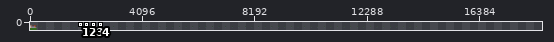
Edited in one commit: sprite sheet (assets/levels/everhart_backyard.png). Above, an overview of the earlier version with the close-up marked.
Close-up. Before the edit:
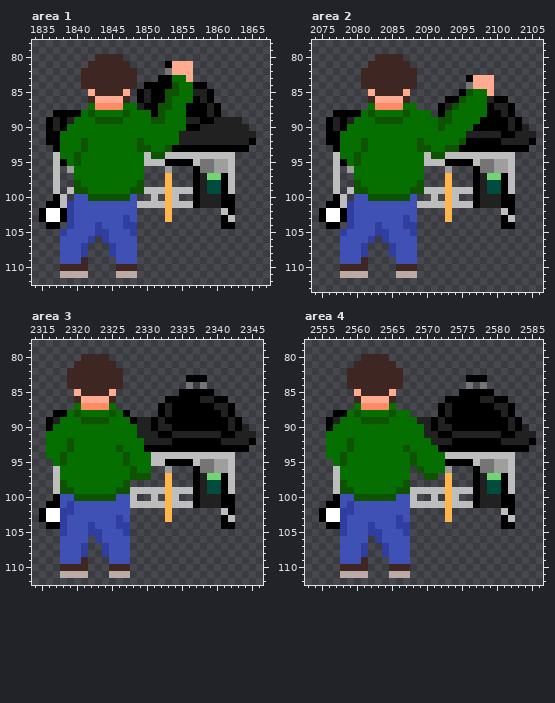
The file is 14160x160 pixels. Colours within 5 levels of each other are drawn and written as one. Shown: area 1: x 1834..1867, y 78..112; area 2: x 2074..2106, y 78..113; area 3: x 2314..2346, y 78..112; area 4: x 2553..2586, y 78..112. The old version is drawn lined up with the new one, on the new canvas. The wide view leaves out empty margins. The commit also changed other parts of the picture, which this record leaves out.
Once edited:
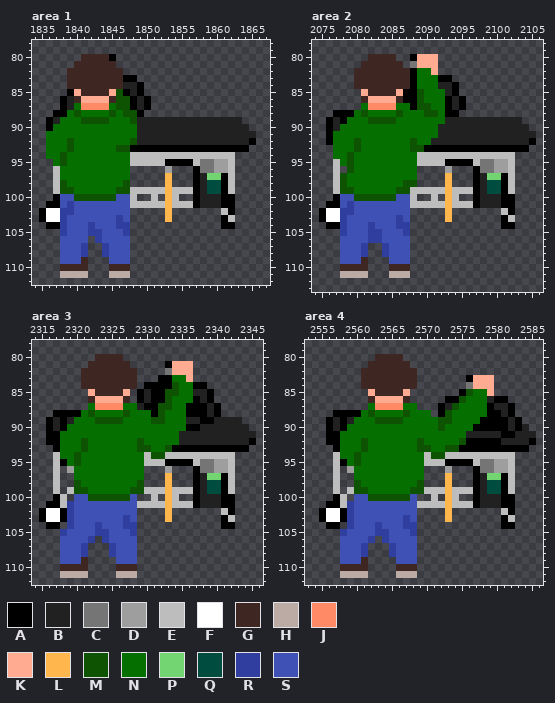
Palette (. is transparent): A #000000  B #212121  C #757575  D #9e9e9e  E #bdbdbd  F #ffffff  G #3e2723  H #bcaaa4  J #ff8a65  K #ffab91  L #ffb74d  M #0d5302  N #056f00  P #72d572  Q #004d40  R #303f9f  S #3f51b5
Diff:
canvas 14160x160 -> 18720x160
Area 1:
y 80: x 1841..1842 .. -> GG; x 1845..1846 GG -> A.
y 81: x 1840..1841 .. -> GG; x 1846..1847 GG -> ..; x 1853..1856 AKKK -> ....
y 82: x 1839..1840 .. -> GG; x 1847..1848 GG -> ..; x 1853..1856 CKKK -> ....
y 83: x 1839..1840 .. -> GG; x 1847..1848 GG -> AA; x 1852..1856 AANNK -> .....
y 84: x 1839..1840 .. -> GG; x 1847..1858 GG.AAAAMNNAA -> BBA.........
y 85: x 1839..1842 ...K -> AKGG; x 1845..1848 GGK. -> KMAB; x 1850..1859 BAAMMNNBBA -> ..........
y 86: x 1838..1842 ....G -> ABGKK; x 1845..1859 KKG.ABAAMNNNABA -> GMMABA.........
y 87: x 1838..1842 ....N -> ABNJJ; x 1845..1848 JJNN -> NMMA; x 1851..1860 AMMNNAAABA -> ..........
y 88: x 1839..1840 AA -> NM; x 1842 M -> N; x 1845 N -> M; x 1848..1860 NNNAMNNNAAABA -> MA...........
y 89: x 1838..1839 AB -> NN; x 1841..1842 NN -> MM; x 1845..1846 MM -> NN; x 1848..1855 NNNMMNNN -> MBBBBBBB; x 1858..1859 AA -> BB
y 90: x 1837..1838 BA -> NN; x 1849..1857 NNNNNNNAA -> BBBBBBBBB
y 91: x 1836..1837 AA -> NN; x 1849..1854 NNNNNN -> BBBBBB
y 92: x 1836..1837 AA -> NN; x 1839 N -> M; x 1841 M -> N; x 1848..1854 NMNNNNN -> MBBBBBB
y 93: x 1836..1837 .A -> NN; x 1839 N -> M; x 1841 M -> N; x 1846..1853 NNNMMNNM -> MMAAAAAA
y 94: x 1836..1838 .EN -> NNM; x 1840 M -> N; x 1848..1849 NN -> EE; x 1851..1852 MM -> EE
y 95: x 1837..1838 EA -> NM; x 1840 M -> N; x 1848..1849 NN -> EE
y 96: x 1838..1839 .D -> NN; x 1848..1849 NN -> ..
y 97: x 1838..1839 .. -> NN; x 1848..1849 NN -> ..
y 98: x 1838..1840 ..M -> MNN; x 1847..1849 NNM -> M..
y 99: x 1838..1841 .EMM -> MMNN; x 1846..1849 NNMM -> MMEE
y 100: x 1838..1841 E.SS -> SSMM; x 1846..1848 MMS -> SSE
y 101: x 1838 E -> S; x 1848 S -> E
y 102: x 1838 A -> R; x 1848 S -> .
y 103: x 1838..1839 AR -> RS; x 1846..1848 SRS -> RS.
y 104: x 1838..1839 .R -> RS; x 1842..1843 SR -> RS; x 1846 S -> R; x 1848 R -> .
y 105: x 1842 S -> R; x 1844 R -> S; x 1847..1848 SR -> R.
y 106: x 1842..1844 R.R -> .RS; x 1848 S -> .
y 107..108: x 1844..1845 .R -> RS; x 1848 S -> .
y 109: x 1845 . -> S; x 1848 S -> .
y 110: x 1845 . -> G; x 1848 G -> .
y 111: x 1845 . -> H; x 1848 H -> .
Area 2:
y 80: x 2082 . -> G; x 2086 G -> .; x 2088..2091 .... -> AKKK
y 81: x 2081 . -> G; x 2087..2091 G.... -> .CKKK
y 82: x 2080 . -> G; x 2088..2091 G... -> ANNK
y 83: x 2080 . -> G; x 2088..2093 G..... -> ANNNAA; x 2096..2099 AKKK -> ....
y 84: x 2080 . -> G; x 2088..2094 G...... -> ANNNBBA; x 2096..2099 CKKK -> ....
y 85: x 2081..2082 .K -> KG; x 2086..2099 GK.......AMNNK -> KAAMNNNBA.....
y 86: x 2081..2082 .G -> GK; x 2086..2092 KG..... -> GAAMNNN; x 2094..2101 AMNNNBAA -> BA......
y 87: x 2081..2082 .N -> NJ; x 2086 J -> N; x 2088..2102 N...ABMNNNNABBA -> AMMNNABA.......
y 88: x 2080..2082 ANM -> NMN; x 2086..2087 NM -> MN; x 2090..2102 N.AMNNNNNAABA -> MMNAA........
y 89: x 2079 B -> N; x 2082 N -> M; x 2086 M -> N; x 2092..2101 MMNNNNAAAA -> NBBBBBBBBB; x 2103 A -> B
y 90: x 2078 A -> N; x 2092..2101 MNNNNAAAAA -> BBBBBBBBBB; x 2103 A -> B
y 91: x 2077 A -> N; x 2092..2095 NNNN -> BBBB; x 2101..2102 AA -> BB
y 92: x 2077 A -> N; x 2080..2081 NM -> MN; x 2088..2089 NM -> MN; x 2091..2100 NNNNMAAAAA -> BBBBBBBBBB
y 93: x 2077 A -> N; x 2080..2081 NM -> MN; x 2088 N -> M; x 2090..2094 MNNMM -> AAAAA
y 94: x 2077 E -> N; x 2079..2080 NM -> MN; x 2089 N -> E; x 2091..2092 MM -> EE
y 95: x 2078..2080 ANM -> NMN; x 2089 N -> E
y 96: x 2079 D -> M; x 2089 N -> .
y 97: x 2078..2079 .. -> MN; x 2089 N -> .
y 98: x 2078..2080 ..M -> MNN; x 2087..2089 NNM -> MM.
y 99: x 2078..2081 .EMM -> MMNN; x 2086..2089 NNMM -> MMEE
y 100: x 2078..2081 E.SS -> SSMM; x 2086..2088 MMS -> SSE
y 101: x 2078 E -> S; x 2088 S -> E
y 102: x 2078 A -> R; x 2088 S -> .
y 103: x 2078..2079 AR -> RS; x 2086..2088 SRS -> RS.
y 104: x 2078..2079 .R -> RS; x 2082..2083 SR -> RS; x 2086 S -> R; x 2088 R -> .
y 105: x 2082 S -> R; x 2084 R -> S; x 2087..2088 SR -> R.
y 106: x 2083..2084 .R -> RS; x 2088 S -> .
y 107..108: x 2084..2085 .R -> RS; x 2088 S -> .
y 109: x 2085 . -> S; x 2088 S -> .
y 110: x 2085 . -> G; x 2088 G -> .
y 111: x 2085 . -> H; x 2088 H -> .
Area 3:
y 80: x 2321..2322 GG -> ..; x 2325..2326 .. -> GG
y 81: x 2320..2321 GG -> ..; x 2326..2327 .. -> GG; x 2333..2336 .... -> AKKK
y 82: x 2319..2320 GG -> ..; x 2327..2328 .. -> GG; x 2333..2336 .... -> CKKK
y 83: x 2319..2320 GG -> ..; x 2327..2328 .. -> GG; x 2332..2338 ....AAA -> AANNK..
y 84: x 2319..2320 GG -> ..; x 2327..2328 .. -> GG; x 2330..2338 ......C.C -> AAAAMNNAA
y 85: x 2320..2322 KGG -> ..K; x 2325..2327 K.. -> GGK; x 2329..2338 ......AAAA -> ABAAMMNNBB
y 86: x 2320..2322 GKK -> ..G; x 2325..2327 G.. -> KKG; x 2329..2336 ....AAAA -> ABAAMNNN; x 2339..2341 BAA -> A..
y 87: x 2320..2322 NJJ -> ..N; x 2325..2335 N......ABAA -> JJNNBAAMMNN; x 2339..2342 ABBA -> BA..
y 88: x 2319..2320 NM -> AA; x 2322 N -> M; x 2325 M -> N; x 2327..2335 A....ABAA -> MNNNAMNNN; x 2339 A -> B; x 2341..2342 BA -> ..
y 89: x 2318..2319 NN -> AB; x 2321..2322 MM -> NN; x 2325..2326 NN -> MM; x 2328..2337 ABBABAAAAA -> NNNMMNNNBB; x 2340..2341 AA -> BB; x 2343 A -> B
y 90: x 2317..2318 NN -> BA; x 2329..2335 BBABBAA -> NNNNNNN; x 2338..2341 AAAA -> BBBB; x 2343 A -> B
y 91: x 2316..2317 NN -> AA; x 2329..2334 BBBAAB -> NNNNNN; x 2341..2342 AA -> BB
y 92: x 2316..2317 NN -> AA; x 2319 M -> N; x 2321 N -> M; x 2329..2340 NBBBBAAAAAAA -> MNNNNNBBBBBB
y 93: x 2316..2317 NN -> .A; x 2319 M -> N; x 2321 N -> M; x 2326 M -> N; x 2329..2333 NAAAA -> MMNNM
y 94: x 2316..2318 NNM -> .EN; x 2320 N -> M; x 2327 M -> N; x 2330..2332 NEE -> EMM
y 95: x 2317..2318 NM -> EA; x 2320 N -> M; x 2327 M -> N; x 2330 N -> E
y 96: x 2318..2319 NN -> .D; x 2328 M -> N; x 2330 N -> .
y 97: x 2318..2319 NN -> ..; x 2328..2330 MMM -> NN.
y 98: x 2318..2320 MNN -> ..M; x 2327..2329 M.. -> NNM
y 99: x 2318..2321 MMNN -> .EMM; x 2326..2329 MMEE -> NNMM
y 100: x 2318..2321 SSMM -> E.SS; x 2326..2328 SSE -> MMS
y 101: x 2318 S -> E; x 2328 E -> S
y 102: x 2318 R -> A; x 2328 . -> S
y 103: x 2318..2319 RS -> AR; x 2326..2328 RS. -> SRS
y 104: x 2318..2319 RS -> .R; x 2322..2323 RS -> SR; x 2326 R -> S; x 2328 . -> R
y 105: x 2322 R -> S; x 2324 S -> R; x 2327..2328 R. -> SR
y 106: x 2322..2324 .RS -> R.R; x 2328 . -> S
y 107..108: x 2324..2325 RS -> .R; x 2328 . -> S
y 109: x 2325 S -> .; x 2328 . -> S
y 110: x 2325 G -> .; x 2328 . -> G
y 111: x 2325 H -> .; x 2328 . -> H
Area 4:
y 80: x 2561..2562 GG -> ..; x 2565..2566 .. -> GG
y 81: x 2560..2561 GG -> ..; x 2566..2567 .. -> GG
y 82: x 2559..2560 GG -> ..; x 2567..2568 .. -> GG
y 83: x 2559..2560 GG -> ..; x 2567..2568 .. -> GG; x 2577..2579 AA. -> KKK
y 84: x 2559..2560 GG -> ..; x 2567..2568 .. -> GG; x 2577..2579 .C. -> KKK
y 85: x 2560..2562 KGG -> ..K; x 2565..2567 K.. -> GGK; x 2576..2579 AAAA -> MNNK
y 86: x 2560..2562 GKK -> ..G; x 2565..2567 G.. -> KKG; x 2575..2578 AAAB -> MNNN
y 87: x 2560..2562 NJJ -> ..N; x 2565..2568 N... -> JJNN; x 2574..2578 AAAAA -> MNNNN
y 88: x 2559..2560 NM -> AA; x 2562 N -> M; x 2565 M -> N; x 2567..2570 N... -> MNNN; x 2573..2578 BAAAAA -> MNNNNN
y 89: x 2558..2559 NN -> AB; x 2561..2562 MM -> NN; x 2565..2566 NN -> MM; x 2569..2577 BBABAAAAA -> NNNMMNNNN
y 90: x 2557..2558 NN -> BA; x 2570..2576 BABBAAA -> NNMNNNN
y 91: x 2556..2557 NN -> AA; x 2570..2575 BBAABB -> NNNNNN
y 92: x 2556..2557 NN -> AA; x 2559 M -> N; x 2561 N -> M; x 2569 N -> M; x 2571..2575 BBBAA -> NNNNM
y 93: x 2556..2557 NN -> .A; x 2559 M -> N; x 2561 N -> M; x 2567 M -> N; x 2569..2570 NN -> MM; x 2572..2574 AAA -> NMM
y 94: x 2556..2558 NNM -> .EN; x 2560 N -> M; x 2568 M -> N; x 2570..2572 NNN -> EMM
y 95: x 2557..2558 NM -> EA; x 2560 N -> M; x 2568 M -> N; x 2570..2572 NNN -> EEE
y 96: x 2558..2559 NN -> .D; x 2568..2572 .MNNN -> NN...
y 97: x 2558..2559 NN -> ..; x 2568..2571 ..MM -> NN..
y 98: x 2558..2560 MNN -> ..M; x 2567..2569 M.. -> NNM
y 99: x 2558..2561 MMNN -> .EMM; x 2566..2569 MMEE -> NNMM
y 100: x 2558..2561 SSMM -> E.SS; x 2566..2568 SSE -> MMS
y 101: x 2558 S -> E; x 2568 E -> S
y 102: x 2558 R -> A; x 2568 . -> S
y 103: x 2558..2559 RS -> AR; x 2566..2568 RS. -> SRS
y 104: x 2558..2559 RS -> .R; x 2562..2563 RS -> SR; x 2566 R -> S; x 2568 . -> R
y 105: x 2562 R -> S; x 2564 S -> R; x 2567..2568 R. -> SR
y 106: x 2562..2564 .RS -> R.R; x 2568 . -> S
y 107..108: x 2564..2565 RS -> .R; x 2568 . -> S
y 109: x 2565 S -> .; x 2568 . -> S
y 110: x 2565 G -> .; x 2568 . -> G
y 111: x 2565 H -> .; x 2568 . -> H
